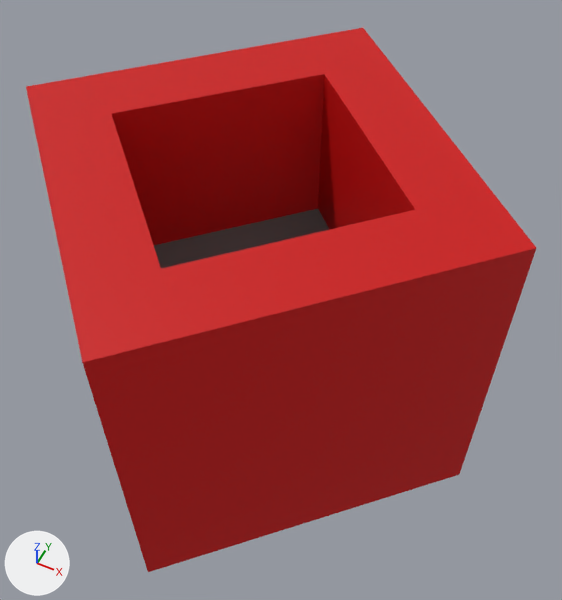
Two versions of the FBX model Assets/Models/Extra/trapWallHole.fbx, one commit apart.
The view is the same before and after, from a camera (50 mm lens) standing at (0.00754, -0.00649, 0.02207) and looking at (0.00067, 0.00726, 0.00489). The axes (+X, +Y, +Z) are drawn at lower left. The lights are the same throughout. Where no turn or scale is listed for an object, it has been applied to the vertices. Vertices at the same position are counted once.

The older version as bpy lines, for what is in view:
```python
me_mesh = bpy.data.meshes.new('Mesh')
me_mesh.from_pydata(...)  # 16 vertices, 17 faces; spans x -0.00707..0.00707, y 0.0..0.01414, z 0.0..0.01
# faces by material slot: [1, 16]
me_mesh.materials.append(mat_color_m08)  # dark grey #606060
me_mesh.materials.append(mat_color_a07)  # red #cb0000
# before: 0 (0.0, 0.01131, 0.005) at pixel (318, 208), 1 (-0.00424, 0.00707, 0.005), 2 (0.0, 0.00283, 0.005), 3 (0.00424, 0.00707, 0.005)
ob_mesh1 = bpy.data.objects.new('Mesh1', me_mesh)
ob_mesh1.location = (0.0, 0.0, 0.0)
```
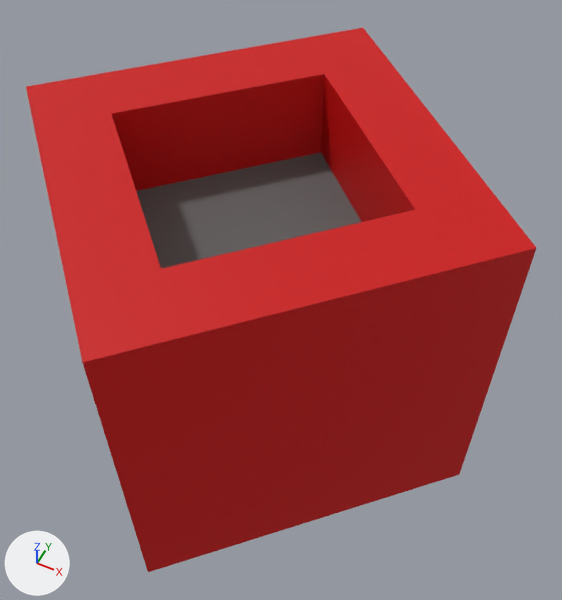
Location of each change, [x1, y1, x2, y2] in pixels of the pictures (562 x 600 px; the box of a moved part takes in the faces that stretch with it):
part 1 of me_mesh, moved or reshaped
    both: [112, 74, 415, 268]

What the commit changed:
me_mesh has 16 vertices, 17 faces and spans x -0.00707..0.00707, y 0.0..0.01414, z 0.0..0.01.
me_mesh is used by ob_mesh1; location (0.0, 0.0, 0.0).
Part 1, on me_mesh:
Vertices 0 to 3 of me_mesh move by (0.0, 0.0, 0.00228).
